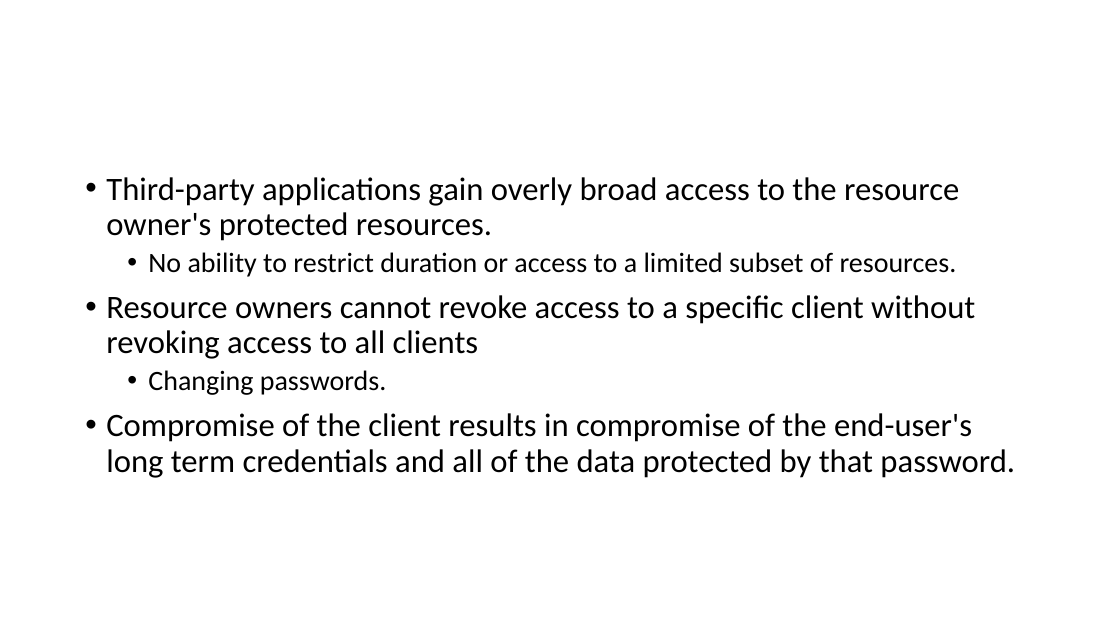
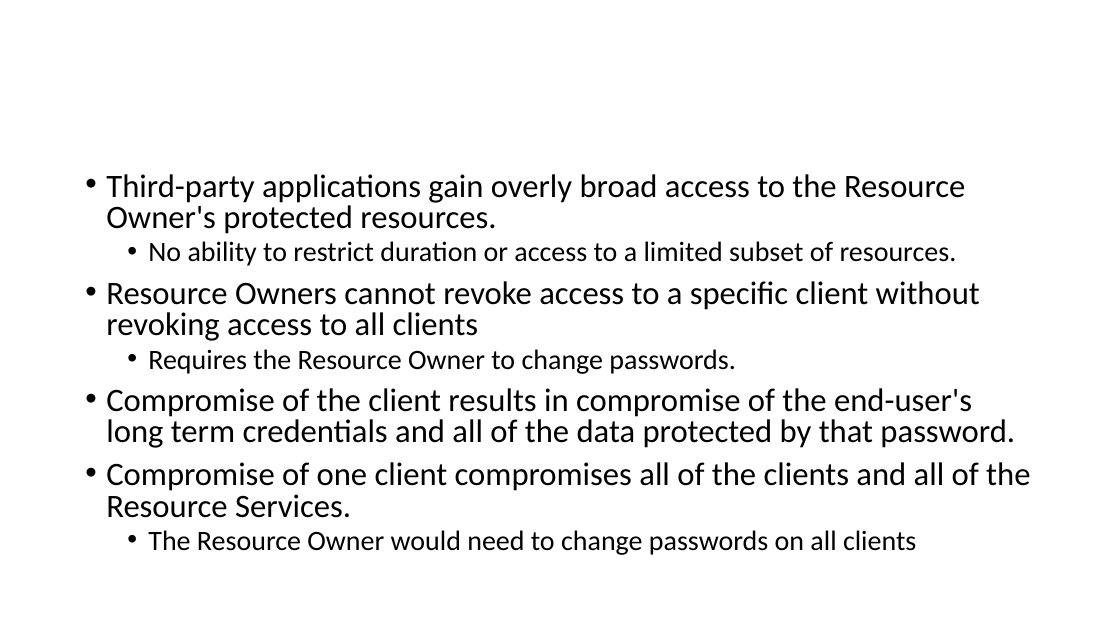
Before and after one commit to airavata-courses/airavata-courses.github.io, a slide deck: slide 15 of fall2017/slides/Fall2017-OAuth2-OIDC.pptx (slide 13 before the commit). Drawn at 1120x630 pixels with LibreOffice and Linux fonts; fonts in the diff are those of the drawing. Boxes give left, top, right and bottom in pixels: in the first picture for what was removed or moved away, otherwise in the second. Text is boxed around its words. In the diff, an @@ line names an element or a change of style, - is before the commit and + after.

```diff
--- a/fall2017/slides/Fall2017-OAuth2-OIDC.pptx
+++ b/fall2017/slides/Fall2017-OAuth2-OIDC.pptx
@@ text at bbox=[106, 174, 965, 234]: text changed @@
-• Third-party applications gain overly broad access to the resource owner's protected resources.
+• Third-party applications gain overly broad access to the Resource Owner's protected resources.
@@ text at bbox=[106, 241, 1015, 448]: line spacing 0.9 to 0.8 @@
@@ text at bbox=[106, 281, 980, 374]: text changed @@
-• Resource owners cannot revoke access to a specific client without revoking access to all clients
-  • Changing passwords.
+• Resource Owners cannot revoke access to a specific client without revoking access to all clients
+  • Requires the Resource Owner to change passwords.
@@ text at bbox=[106, 462, 1030, 555]: paragraphs added @@
+• Compromise of one client compromises all of the clients and all of the Resource Services.
+  • The Resource Owner would need to change passwords on all clients
```
Also in this commit, not shown: 15 other slides changed, 15 slides added, 1 slide removed, 2 other files.
